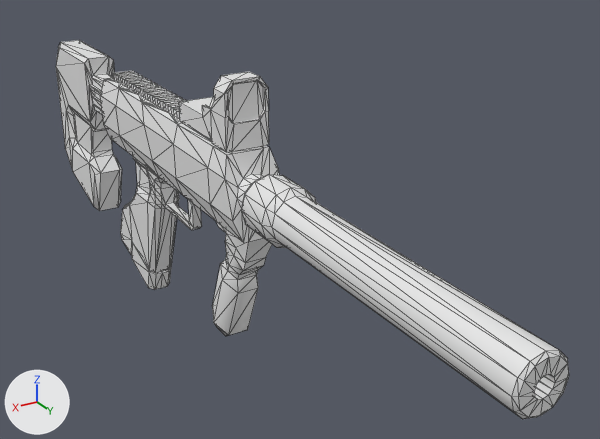
The glTF model Props/Weapons/SMG/SMG.glb, before and after one commit.
Rendered twice from a camera (50 mm lens) standing at (0.188, 0.504, 0.209) and looking at (-0.047, 0.113, 0.014). Every picture has the same lights, and +X, +Y and +Z are marked at lower left. Mesh edges are drawn as thin lines. Vertices at the same position are counted once.

Names of what the first picture shows: 'SMG'.
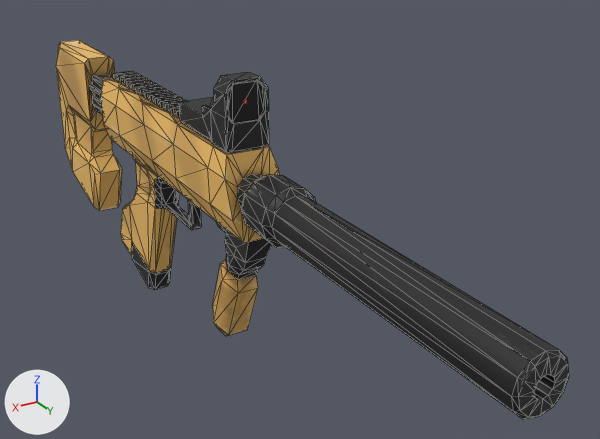
Where the change shows, as pixel boxes [x1, y1, x2, y2] in the pictures (600 x 439 px; the box of a moved part takes in the faces that stretch with it):
part 1 of me_cube, moved or reshaped: [133, 157, 169, 290] in both
part 2 of me_cube, recoloured: [56, 40, 569, 419] in both

The edits, one by one:
Picture 'SMG_A' (img_smg_a) is new.
Material 'Material' (mat_material) is new.
Its texture is img_smg_a.
me_cube is used by ob_smg; location (0.0, 0.0, 0.0).
me_cube had 662 vertices, 1318 faces and spanned x -0.016..0.016, y -0.183..0.348, z -0.072..0.11.
me_cube now has 657 vertices, 1324 faces and spans x -0.016..0.016, y -0.183..0.348, z -0.072..0.11.
Part 1, on me_cube:
7 vertices are removed from x 0.0, y -0.038..0.023, z -0.072..0.033.
42 faces are deleted.
2 vertices are added at (0.008, 0.007, 0.028), (-0.008, 0.007, 0.028).
32 new faces join them.
me_cube part 2: 1276 faces spanning x -0.016..0.016, y -0.183..0.348, z -0.072..0.11 switch from no material to mat_material (picture img_smg_a).
